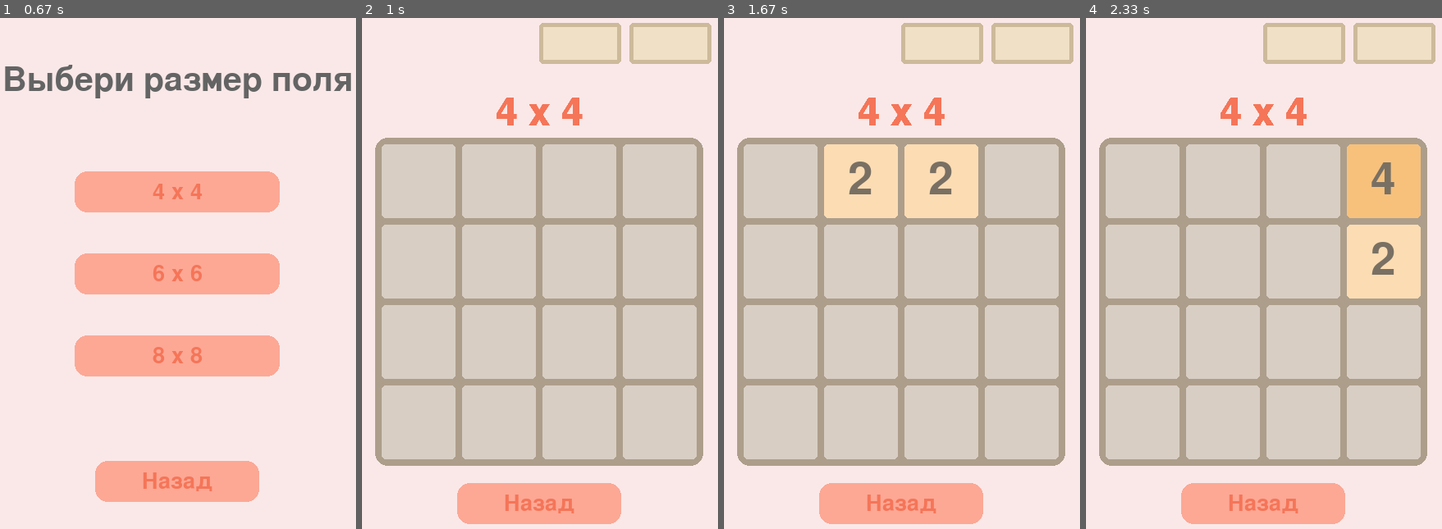
Above: before the commit, frames 1-4 (left to right).
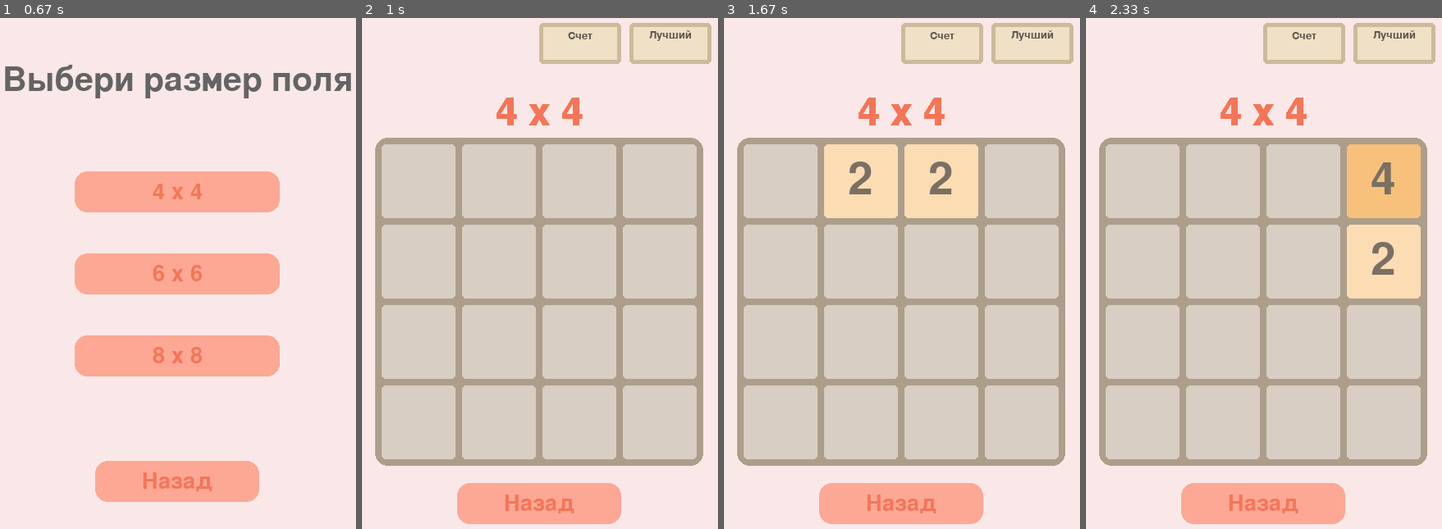
Above: after the commit, the same moments.

Repository: NaFo61/2048_Pygame
Game: pygame game, started from game/main.py
Two runs of this game, one before a commit and one after it. Both use one fixed random seed, a clock stepped at 60 frames per second and the inputs below.
Inputs:
- Up to frame 1 (0.67 s): click "Играть" at 0.38 s
- Up to frame 2 (1 s): click "4 x 4" at 0.72 s
- Up to frame 3 (1.67 s): hold Right 1-1.47 s; hold Up from 1.5 s (still down)
- Up to frame 4 (2.33 s): release Up at 1.8 s; hold Right 1.83-2.3 s

Frame 1 is identical in both runs. In frame 2, 0.2% of the frame differs, in the area x 57-93%, y 2-5%; in frame 3, 0.2%; in frame 4, 0.2%.

Commit message:
update texts on table scores

Diff:
--- a/game/main.py
+++ b/game/main.py
@@ -34,6 +34,7 @@
     def render_decoration(self, screen):
         width, height = self.screen_size
 
+        # <===== Надпись размер поля =====>
         font = pygame.font.SysFont("spendthrift", 70)
         text = font.render(
             f"{self.value} x {self.value}", True, style.S_BUTTON_TEXT
@@ -43,16 +44,41 @@
         button_y_text = 120 - text.get_height() // 2
 
         screen.blit(text, (button_x_text, button_y_text))
-
-        pygame.draw.rect(screen, style.S_TABLE_SCORE, (250, 10, 100, 50), 0, 5)
+        # <===== Надпись размер поля =====>
+
+        # <===== Твои очки =====>
+        pygame.draw.rect(
+            screen, style.S_TABLE_SCORE, (250, 10, 100, 50), 0, 5
+        )
         pygame.draw.rect(
             screen, style.S_TABLE_SCORE_BORDER, (250, 10, 100, 50), 5, 5
         )
-
-        pygame.draw.rect(screen, style.S_TABLE_SCORE, (360, 10, 100, 50), 0, 5)
+        font = pygame.font.SysFont("spendthrift", 20)
+        text = font.render("Счет", True, style.S_TABLE_SCORE_TEXT
+        )
+
+        button_x_text = 300 - text.get_width() // 2
+        button_y_text = 25 - text.get_height() // 2
+
+        screen.blit(text, (button_x_text, button_y_text))
+        # <===== Твои очки =====>
+
+        # <===== Лучшие очки =====>
+        pygame.draw.rect(
+            screen, style.S_TABLE_SCORE, (360, 10, 100, 50), 0, 5
+        )
         pygame.draw.rect(
             screen, style.S_TABLE_SCORE_BORDER, (360, 10, 100, 50), 5, 5
         )
+        font = pygame.font.SysFont("spendthrift", 20)
+        text = font.render("Лучший", True, style.S_TABLE_SCORE_TEXT
+        )
+
+        button_x_text = 410 - text.get_width() // 2
+        button_y_text = 25 - text.get_height() // 2
+
+        screen.blit(text, (button_x_text, button_y_text))
+        # <===== Лучшие очки =====>
 
         # Прямоугольник для клеточек
         pygame.draw.rect(
@@ -115,16 +141,16 @@
         text_width, text_height = font.size(str(cell_value))
 
         text_x = (
-            self.left
-            + self.margin * (j + 1)
-            + j * self.cell_size
-            + (self.cell_size - text_width) // 2
+                self.left
+                + self.margin * (j + 1)
+                + j * self.cell_size
+                + (self.cell_size - text_width) // 2
         )
         text_y = (
-            self.top
-            + self.margin * (i + 1)
-            + i * self.cell_size
-            + (self.cell_size - text_height) // 2
+                self.top
+                + self.margin * (i + 1)
+                + i * self.cell_size
+                + (self.cell_size - text_height) // 2
         )
 
         screen.blit(text_rendered, (text_x, text_y))
@@ -153,8 +179,8 @@
         for i in range(self.value):
             for j in range(self.value - 1):
                 if (
-                    self.board[i][j] == self.board[i][j + 1]
-                    and self.board[i][j + 1] != 0
+                        self.board[i][j] == self.board[i][j + 1]
+                        and self.board[i][j + 1] != 0
                 ):
                     self.board[i][j] = self.board[i][j] * 2
                     self.board[i].pop(j + 1)
@@ -167,8 +193,8 @@
         for i in range(self.value):
             for j in range(self.value - 1, 0, -1):
                 if (
-                    self.board[i][j] == self.board[i][j - 1]
-                    and self.board[i][j] != 0
+                        self.board[i][j] == self.board[i][j - 1]
+                        and self.board[i][j] != 0
                 ):
                     self.board[i][j] *= 2
                     self.board[i].pop(j - 1)
@@ -182,8 +208,8 @@
         for i in range(self.value):
             for j in range(self.value - 1):
                 if (
-                    self.board[i][j] == self.board[i][j + 1]
-                    and self.board[i][j + 1] != 0
+                        self.board[i][j] == self.board[i][j + 1]
+                        and self.board[i][j + 1] != 0
                 ):
                     self.board[i][j] = self.board[i][j] * 2
                     self.board[i].pop(j + 1)
@@ -198,8 +224,8 @@
         for i in range(self.value):
             for j in range(self.value - 1, 0, -1):
                 if (
-                    self.board[i][j] == self.board[i][j - 1]
-                    and self.board[i][j] != 0
+                        self.board[i][j] == self.board[i][j - 1]
+                        and self.board[i][j] != 0
                 ):
                     self.board[i][j] *= 2
                     self.board[i].pop(j - 1)
@@ -257,10 +283,10 @@
                     self.terminate()
                 if event.type == pygame.KEYDOWN:
                     if event.key in (
-                        pygame.K_LEFT,
-                        pygame.K_RIGHT,
-                        pygame.K_UP,
-                        pygame.K_DOWN,
+                            pygame.K_LEFT,
+                            pygame.K_RIGHT,
+                            pygame.K_UP,
+                            pygame.K_DOWN,
                     ):
                         random.choice(self.move_sounds).play()
                         board.move(event.key)
@@ -438,7 +464,7 @@
 
                         button_x_text_2 = width // 2 - text.get_width() // 2
                         button_y_text_2 = (
-                            height // 2 + 80 - text.get_height() // 2
+                                height // 2 + 80 - text.get_height() // 2
                         )
 
                         screen.blit(text, (button_x_text_2, button_y_text_2))
@@ -457,7 +483,7 @@
 
                         button_x_text_2 = width // 2 - text.get_width() // 2
                         button_y_text_2 = (
-                            height // 2 + 80 - text.get_height() // 2
+                                height // 2 + 80 - text.get_height() // 2
                         )
 
                         screen.blit(text, (button_x_text_2, button_y_text_2))
@@ -477,7 +503,7 @@
 
                         button_x_text_3 = width // 2 - text.get_width() // 2
                         button_y_text_3 = (
-                            height // 2 + 160 - text.get_height() // 2
+                                height // 2 + 160 - text.get_height() // 2
                         )
 
                         screen.blit(text, (button_x_text_3, button_y_text_3))
@@ -496,7 +522,7 @@
 
                         button_x_text_3 = width // 2 - text.get_width() // 2
                         button_y_text_3 = (
-                            height // 2 + 160 - text.get_height() // 2
+                                height // 2 + 160 - text.get_height() // 2
                         )
 
                         screen.blit(text, (button_x_text_3, button_y_text_3))
@@ -690,7 +716,7 @@
 
                         button_x_text_2 = width // 2 - text.get_width() // 2
                         button_y_text_2 = (
-                            height // 3 + 100 - text.get_height() // 2
+                                height // 3 + 100 - text.get_height() // 2
                         )
 
                         screen.blit(text, (button_x_text_2, button_y_text_2))
@@ -707,7 +733,7 @@
 
                         button_x_text_2 = width // 2 - text.get_width() // 2
                         button_y_text_2 = (
-                            height // 3 + 100 - text.get_height() // 2
+                                height // 3 + 100 - text.get_height() // 2
                         )
 
                         screen.blit(text, (button_x_text_2, button_y_text_2))
@@ -725,7 +751,7 @@
 
                         button_x_text_3 = width // 2 - text.get_width() // 2
                         button_y_text_3 = (
-                            height // 3 + 200 - text.get_height() // 2
+                                height // 3 + 200 - text.get_height() // 2
                         )
 
                         screen.blit(text, (button_x_text_3, button_y_text_3))
@@ -742,7 +768,7 @@
 
                         button_x_text_3 = width // 2 - text.get_width() // 2
                         button_y_text_3 = (
-                            height // 3 + 200 - text.get_height() // 2
+                                height // 3 + 200 - text.get_height() // 2
                         )
 
                         screen.blit(text, (button_x_text_3, button_y_text_3))
@@ -762,7 +788,7 @@
 
                         button_x_text_1 = width // 2 - text.get_width() // 2
                         button_y_text_1 = (
-                            height - height // 8 - text.get_height() // 2
+                                height - height // 8 - text.get_height() // 2
                         )
 
                         screen.blit(text, (button_x_text_1, button_y_text_1))
@@ -782,7 +808,7 @@
 
                         button_x_text_1 = width // 2 - text.get_width() // 2
                         button_y_text_1 = (
-                            height - height // 8 - text.get_height() // 2
+                                height - height // 8 - text.get_height() // 2
                         )
 
                         screen.blit(text, (button_x_text_1, button_y_text_1))
--- a/game/style.py
+++ b/game/style.py
@@ -1,6 +1,7 @@
 S_MAIN_TITLE = (100, 100, 100)
 S_BUTTON = (252, 168, 149)
 S_TABLE_SCORE = (240, 224, 197)
+S_TABLE_SCORE_TEXT = (92, 86, 77)
 S_TABLE_SCORE_BORDER = (204, 186, 155)
 S_BUTTON_HOVER = (255, 200, 100)
 S_BUTTON_TEXT = (245, 117, 88)
